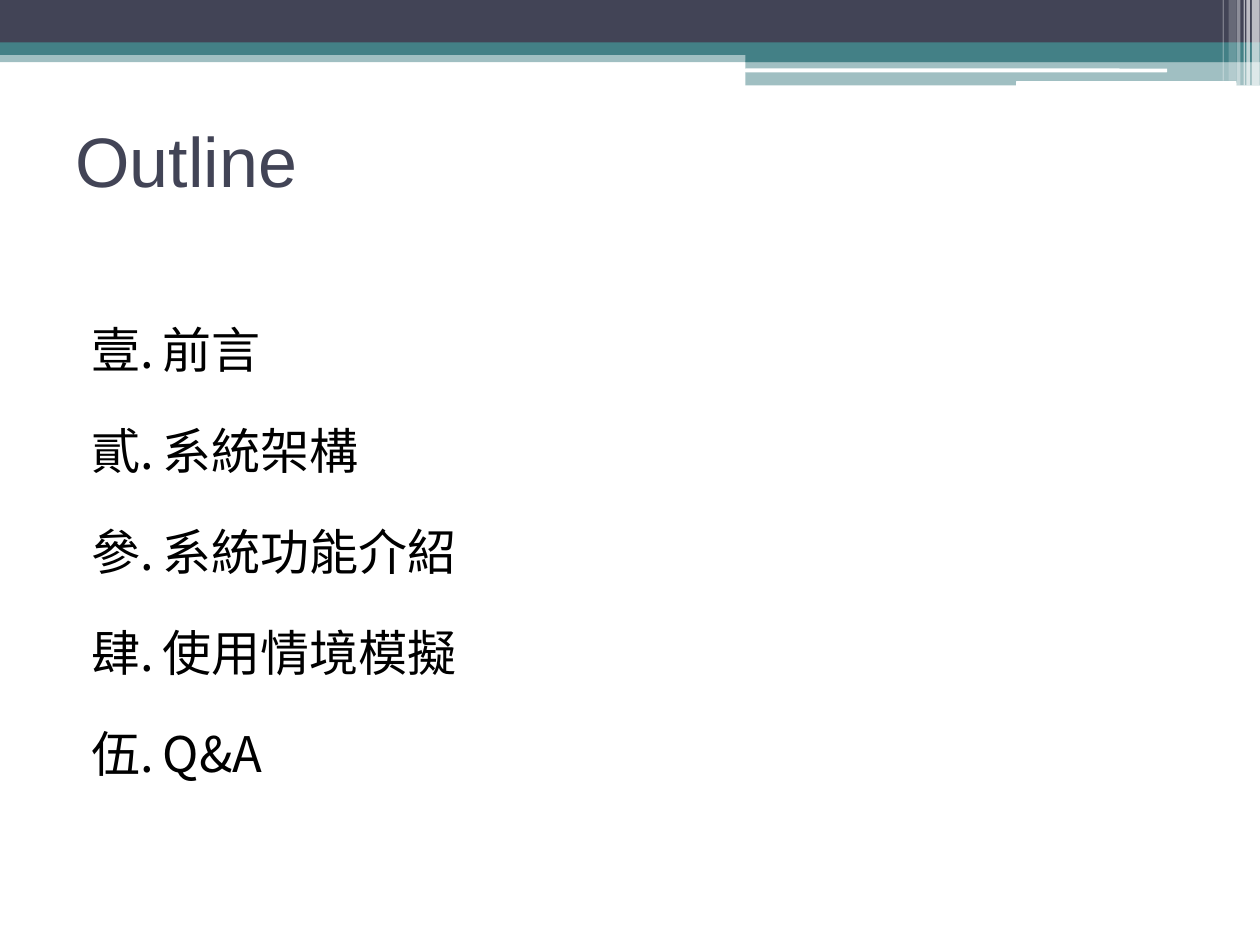
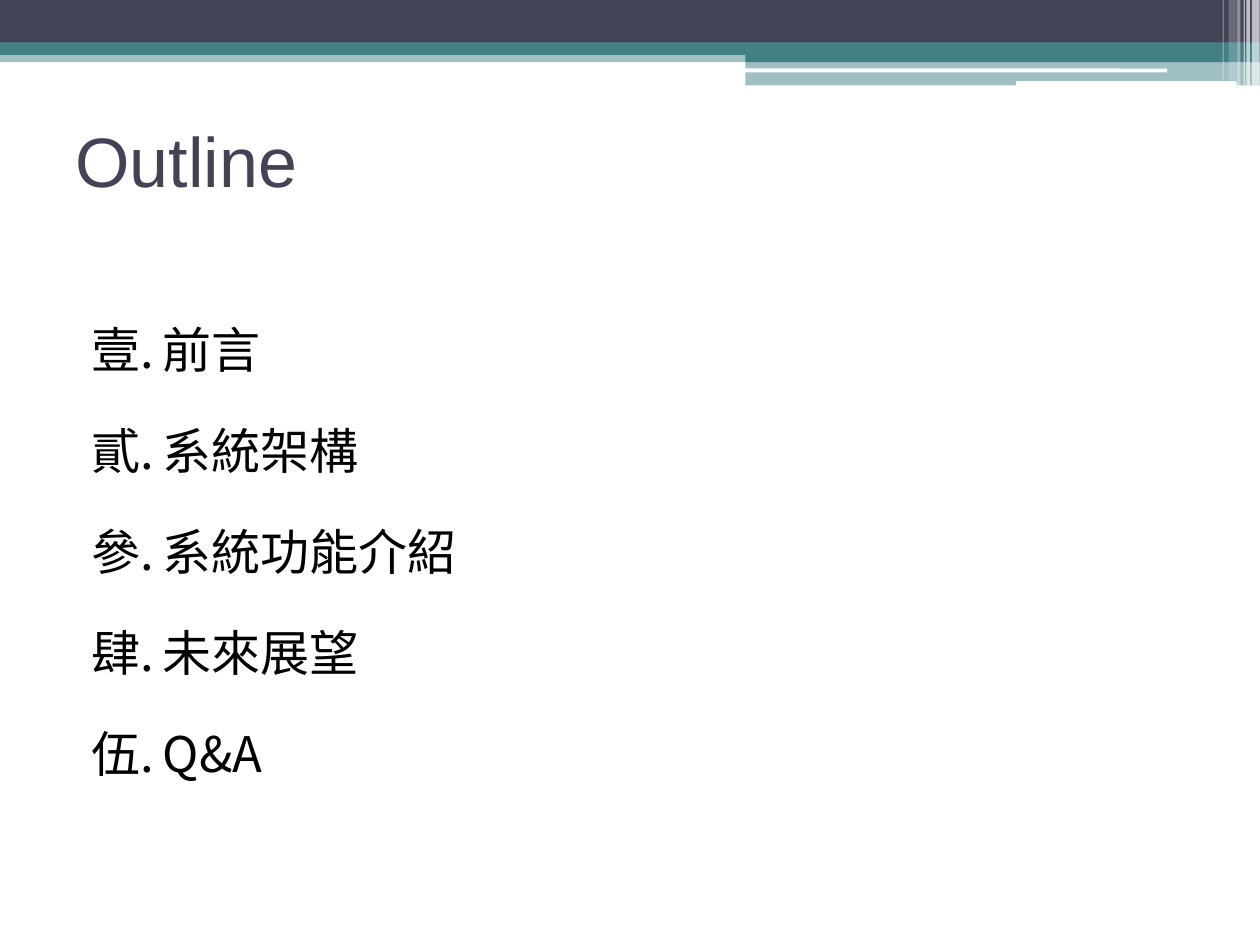
Before and after one commit to KoChunKai/NSC-Project, a slide deck: slide 2 of 比賽當天資料/Money Time_比賽.pptx. Drawn at 1260x945 pixels with LibreOffice and Linux fonts; fonts in the diff are those of the drawing. Boxes give left, top, right and bottom in pixels: in the first picture for what was removed or moved away, otherwise in the second. Text is boxed around its words. In the diff, an @@ line names an element or a change of style, - is before the commit and + after.

```diff
--- a/比賽當天資料/Money Time_比賽.pptx
+++ b/比賽當天資料/Money Time_比賽.pptx
@@ text at (x1=163, y1=630, x2=359, y2=675): text changed @@
-4. 使用情境模擬
+4. 未來展望
```
Also in this commit, not shown: 5 other slides changed, 3 slides added, 1 slide removed, 2 other files.
